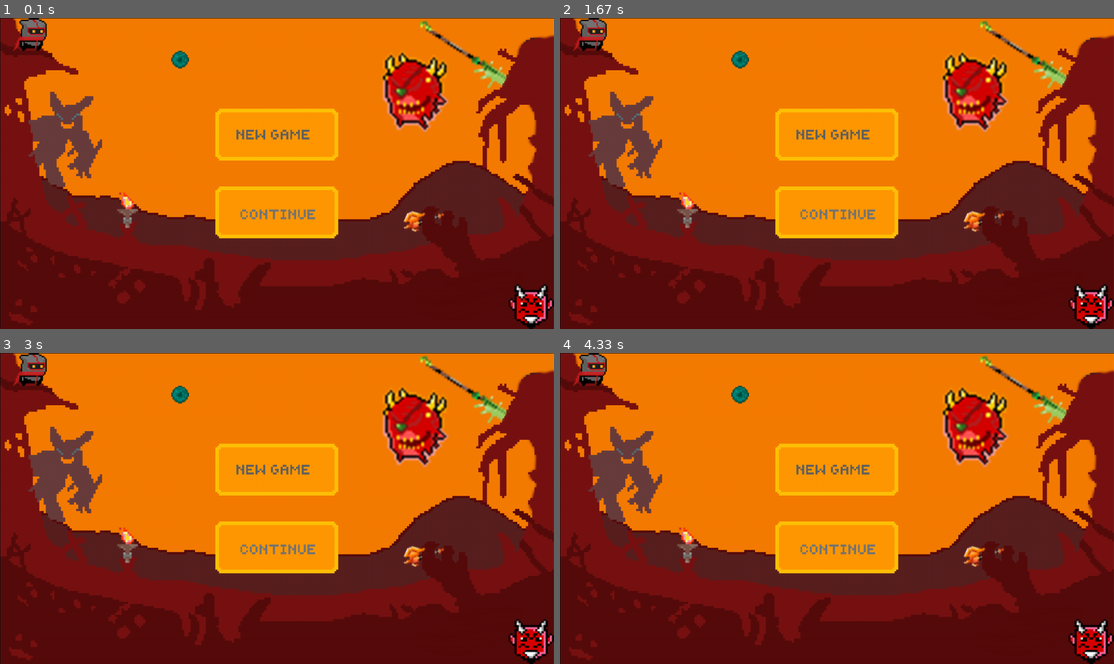
Above: before the commit, frames 1-4 (two rows, left to right).
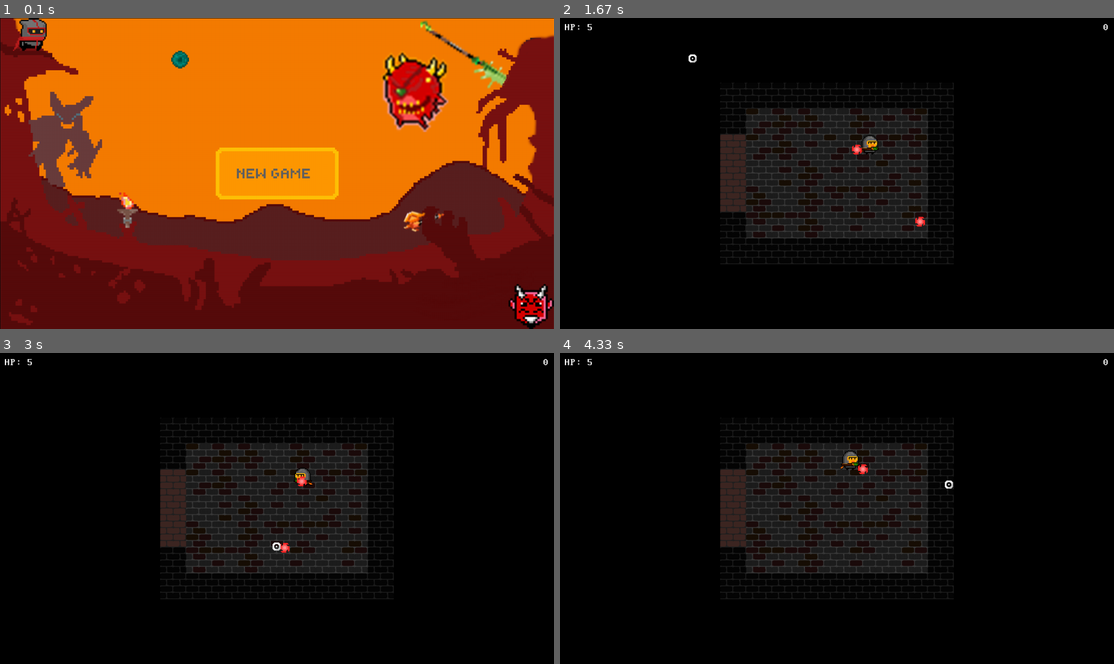
Above: after the commit, the same moments.

Repository: VladislavTuzov/PyGame
Game: pygame game, started from main.py
The game is run twice, just before and just after one commit, with the same random seed, the same clock (stepped at 60 frames per second) and the same inputs.
Inputs (mouse positions are in pixels of both pictures, inside the frame that each line leads up to):
- Up to frame 1 (0.1 s): no input
- Up to frame 2 (1.67 s): press the mouse at (837, 173) at 0.37 s; move the mouse to (748, 148) at 0.47 s; release the mouse at (665, 126) at 0.6 s; hold Right 0.67-1.13 s; move the mouse to (665, 245) at 0.7 s; click (903, 201) at 1.22 s; hold Up from 1.5 s (still down); click (692, 58) at 1.58 s
- Up to frame 3 (3 s): release Up at 1.8 s; hold Right 1.83-2.3 s; click (144, 446) at 1.92 s; hold Left 2.33-2.87 s; click (249, 589) at 2.42 s; hold Down from 2.9 s (still down); click (277, 545) at 2.98 s
- Up to frame 4 (4.33 s): release Down at 3.2 s; hold Left 3.23-3.63 s; click (1047, 626) at 3.32 s; hold Up 3.67-4.03 s; click (759, 443) at 3.75 s; hold Right from 4.07 s (still down); click (947, 483) at 4.15 s

The runs differ from the first frame. In frame 1, 8.4% of the frame differs, in the area x 38-62%, y 29-71%; in frame 2, 100%; in frame 3, 100%; in frame 4, 100%, in the area x 0-100%, y 0-100%.

Commit message:
unused continue button

Diff:
--- a/classes/interface.py
+++ b/classes/interface.py
@@ -2,12 +2,12 @@
 
 
 class MenuButton(pygame.sprite.Sprite):
-    def __init__(self, button_name, x=0, y=0):
+    def __init__(self, button_name, center):
         super().__init__()
         self.image = pygame.image.load(f'source/buttons/{button_name}.png')
         self.rect = self.image.get_rect()
 
-        self.rect.center = (x, y)
+        self.rect.center = center
 
     def collidepoint(self, coords):
         return self.rect.collidepoint(coords)
--- a/gameplay.py
+++ b/gameplay.py
@@ -159,7 +159,7 @@
 
 def escape_menu(screen, hero, cursor):
     blurred_screen = blur_screen(screen)
-    home_button = MenuButton("home", *SCREEN_CENTER)
+    home_button = MenuButton("home", SCREEN_CENTER)
 
     while True:
         for event in pygame.event.get():
--- a/menu.py
+++ b/menu.py
@@ -2,7 +2,7 @@
 
 import pygame
 
-from config import FPS
+from config import FPS, SCREEN_CENTER
 from classes.interface import MenuButton
 from classes.exceptions import ExitPseudoError, NewGamePseudoError
 
@@ -16,20 +16,12 @@
     screen_width, screen_height = screen_rect.size
 
     background = pygame.image.load('source/fon_def.png')
-
-    new_game_button = MenuButton('new_game')
-    new_game_button.rect.x = (screen_width - new_game_button.rect.width) // 2
-    new_game_button.rect.y = screen_height // 2 - new_game_button.rect.height * 1.25
-
-    continue_button = MenuButton('continue')
-    continue_button.rect.x = (screen_width - continue_button.rect.width) // 2
-    continue_button.rect.y = screen_height // 2 + continue_button.rect.height // 4
+    new_game_button = MenuButton('new_game', SCREEN_CENTER)
 
     pygame.mixer.music.play(loops=-1, fade_ms=10000)
 
     screen.blit(background, (1, 1))
     screen.blit(new_game_button.image, new_game_button.rect)
-    screen.blit(continue_button.image, continue_button.rect)
 
     pygame.display.flip()
 
@@ -40,8 +32,6 @@
                     or event.type == pygame.KEYDOWN and event.key == pygame.K_ESCAPE):
                 sys.exit(0)
             elif event.type == pygame.MOUSEBUTTONDOWN:
-                if continue_button.collidepoint(event.pos):
-                    continue
-                elif new_game_button.collidepoint(event.pos):
+                if new_game_button.collidepoint(event.pos):
                     pygame.mixer.music.fadeout(5000)
                     raise NewGamePseudoError('start new game')
